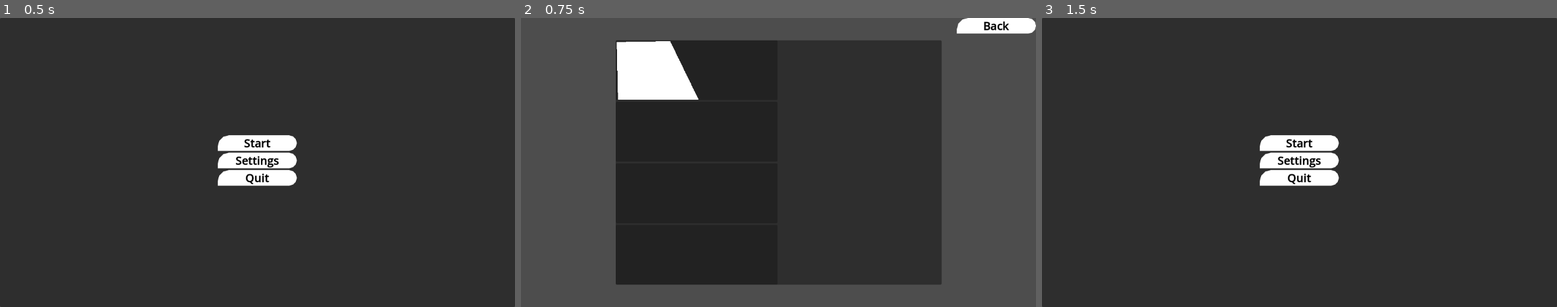
Above: before the commit, frames 1-3 (left to right).
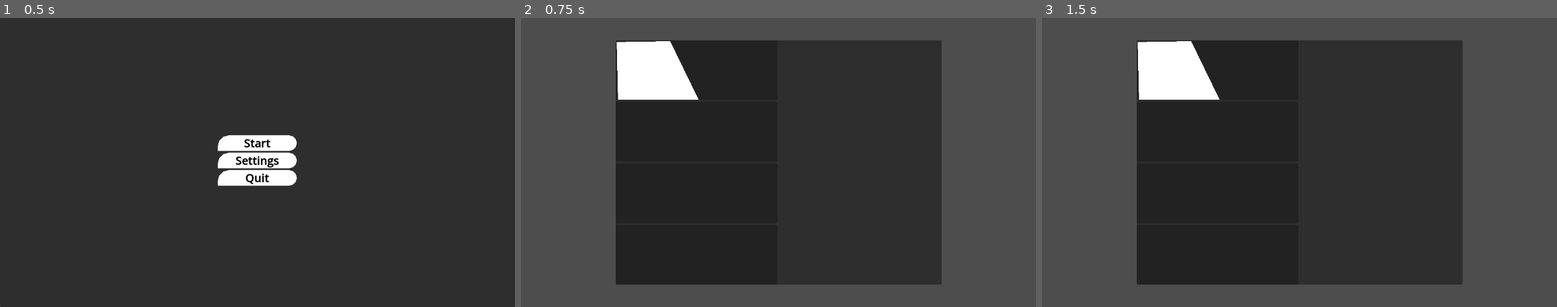
Above: after the commit, the same moments.

Repository: Rakk1/fossil-card-game
Game: Godot game, scene res://main_menu.tscn
The game is run twice, just before and just after one commit, with the same random seed, the same clock (stepped at 60 frames per second) and the same inputs.
Inputs (mouse positions are in pixels of both pictures, inside the frame that each line leads up to):
- Up to frame 1 (0.5 s): no input
- Up to frame 2 (0.75 s): click "Start" at 0.5 s
- Up to frame 3 (1.5 s): click (1515, 26) at 1.25 s, where only the run before the commit has a clickable "Back"

Frame 1 is identical in both runs. In frame 2, 0.8% of the frame differs, in the area x 84-100%, y 0-6%; in frame 3, 51%, in the area x 0-100%, y 0-100%.

Commit message:
Revert "back button"

Diff:
--- a/fossil-card-game/back.gd
+++ /dev/null
@@ -1,15 +0,0 @@
-extends Button
-
-
-# Called when the node enters the scene tree for the first time.
-func _ready() -> void:
-	pass # Replace with function body.
-
-
-# Called every frame. 'delta' is the elapsed time since the previous frame.
-func _process(delta: float) -> void:
-	pass
-
-
-func _on_back_pressed() -> void:
-	get_tree().change_scene_to_file("res://main_menu.tscn")
--- a/fossil-card-game/level_picker.tscn
+++ b/fossil-card-game/level_picker.tscn
@@ -1,18 +1,4 @@
 [gd_scene format=3 uid="uid://dxaqnmi4ukcd7"]
-
-[ext_resource type="Script" uid="uid://wbs0uvomiydh" path="res://back.gd" id="1_t0c5w"]
-
-[sub_resource type="StyleBoxFlat" id="StyleBoxFlat_h8mok"]
-bg_color = Color(1, 1, 1, 1)
-corner_radius_top_left = 25
-corner_radius_top_right = 25
-corner_radius_bottom_right = 25
-corner_detail = 3
-
-[sub_resource type="StyleBoxFlat" id="StyleBoxFlat_26ynt"]
-bg_color = Color(5.0055983e-06, 0.6547953, 0.87072533, 1)
-
-[sub_resource type="StyleBoxEmpty" id="StyleBoxEmpty_0j12d"]
 
 [node name="level picker" type="Control" unique_id=79218582]
 layout_mode = 3
@@ -73,24 +59,3 @@
 [node name="rightpage" type="VBoxContainer" parent="MarginContainer/AspectRatioContainer/HBoxContainer" unique_id=193538110]
 layout_mode = 2
 size_flags_horizontal = 3
-
-[node name="Back" type="Button" parent="." unique_id=87837190]
-layout_mode = 1
-anchors_preset = 1
-anchor_left = 1.0
-anchor_right = 1.0
-offset_left = -177.0
-offset_bottom = 35.0
-grow_horizontal = 0
-theme_override_colors/font_color = Color(0, 0, 0, 1)
-theme_override_constants/outline_size = 1
-theme_override_font_sizes/font_size = 25
-theme_override_styles/normal = SubResource("StyleBoxFlat_h8mok")
-theme_override_styles/pressed = SubResource("StyleBoxFlat_h8mok")
-theme_override_styles/hover = SubResource("StyleBoxFlat_26ynt")
-theme_override_styles/focus = SubResource("StyleBoxEmpty_0j12d")
-text = "Back
-"
-script = ExtResource("1_t0c5w")
-
-[connection signal="pressed" from="Back" to="Back" method="_on_back_pressed"]
Not shown, removed: fossil-card-game/back.gd.uid
